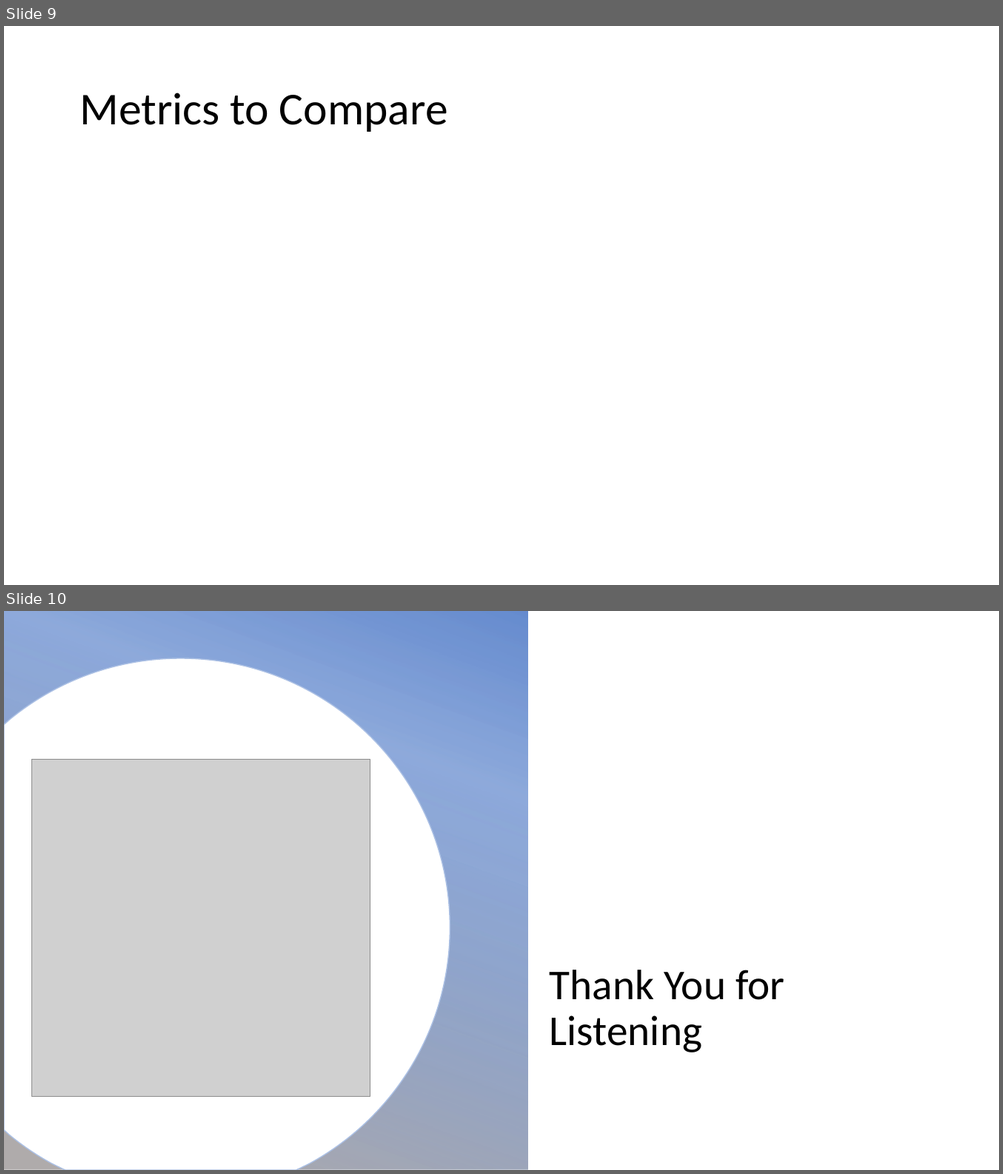
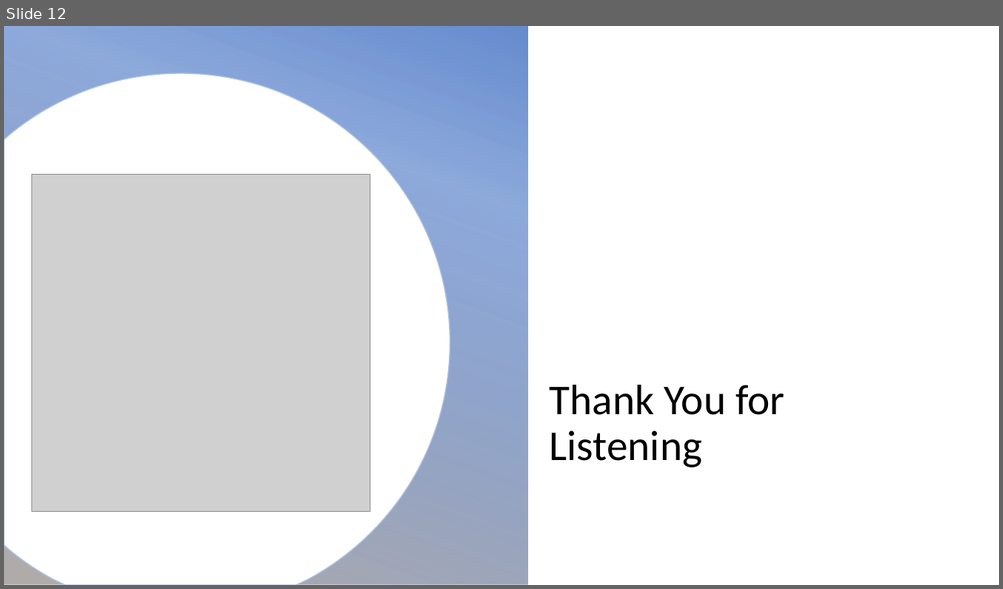
Before and after one commit to codingWithAndy/CSCM38-Adv_Topics-Cyber_Security_and_Ai, a slide deck: Coursework 1/CSCM38- Adv Topics – Cyber Security and Ai Project Proposal.pptx. Shown one above the other, each under a label of ours: slides 9 and 10 before the commit, slide 12 after it. The pictures are 1003x1174 and 1003x589 pixels, drawn with LibreOffice and Linux fonts; fonts in the diff are those of the drawing; grey boxes stand for pictures; background and template pictures are left out. Boxes give left, top, right and bottom in pixels: in the first picture for what was removed or moved away, otherwise in the second. Text is boxed around its words. In the diff, an @@ line names an element or a change of style, - is before the commit and + after.

```diff
--- a/Coursework 1/CSCM38- Adv Topics – Cyber Security and Ai Project Proposal.pptx
+++ b/Coursework 1/CSCM38- Adv Topics – Cyber Security and Ai Project Proposal.pptx
@@ slide 9 removed at [4,26,999,585], background #FFFFFF @@
@@ title removed at [79,93,448,132] @@
-Metrics to Compare
@@ what was slide 10 is now slide 12 @@
```
Also in this commit, not shown: 6 slides changed, 7 slides added, 2 other slides removed, 13 other files.
